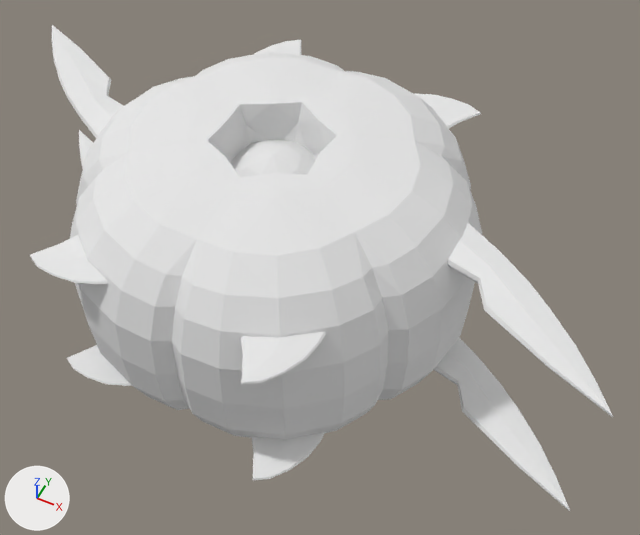
Before and after pictures for a commit that changed the OBJ model Assets/Models/Wheegaout.obj.
Both versions are drawn from a 50 mm camera at (8.73, -20.79, 17.87) aimed at (1.35, -6.02, -0.59). Every picture has the same lights, and +X, +Y and +Z are marked at lower left. Where no turn or scale is listed for an object, it has been applied to the vertices. Vertices at the same position are counted once.

The first picture shows 'Wheegaout'.
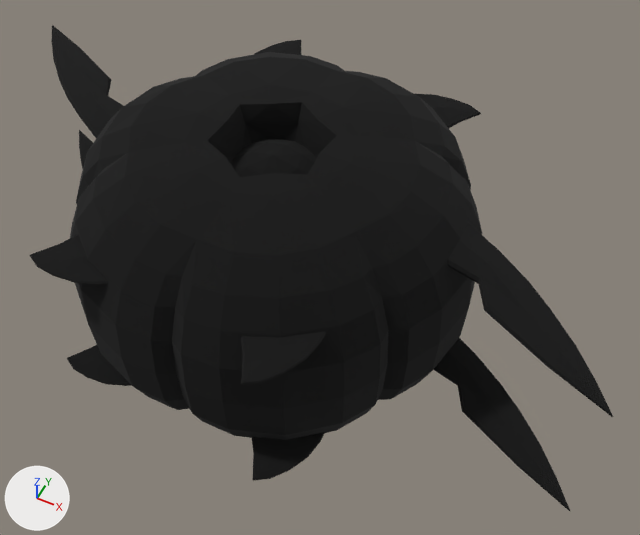
The newer file is also turned or shifted as a whole; pictures and numbers use the older file's frame.

Boxes (x1, y1, x2, y2) around the edits, measured in the pictures (640 x 535 px; the box of a moved part takes in the faces that stretch with it):
part 1 of me_wheegaout, moved or reshaped: (221, 122, 324, 164) in both
part 2 of me_wheegaout, recoloured (white to black): (30, 25, 613, 511) in both
part 3 of me_wheegaout, recoloured (white to black): (231, 143, 316, 177) in both

The change in detail:
Material 'initialShadingGroup' (mat_initialshadinggroup) is new.
Its base color is (0.0, 0.0, 0.0) (black #000000).
Its roughness is 1.0.
me_wheegaout is used by ob_wheegaout; location (0.0, 0.0, 0.0).
me_wheegaout had 846 vertices, 1484 faces and spanned x -9.7..9.7, y -11.9..0.0, z -3.6..3.6.
me_wheegaout now has 858 vertices, 1484 faces and spans x -9.7..9.7, y -11.9..0.0, z -3.6..3.6.
Part 1, on me_wheegaout:
5 vertices are removed from x -0.7..0.7, y -7.2..-5.1, z -2.5..2.5.
48 faces are deleted.
1 vertex moves from x 0.7, y -5.1, z 2.5 to x 0.0, y -7.1, z 2.5.
17 vertices are added at x -1.2..1.2, y -7.4..-4.6, z -3.0..3.0.
48 new faces join them.
me_wheegaout part 2: 1368 faces spanning x -9.7..9.7, y -11.9..0.0, z -3.6..3.6 switch from mat_wheegabodynl (white #e7e7e7) to mat_initialshadinggroup (black #000000).
me_wheegaout part 3: 68 faces spanning x -1.1..1.1, y -7.1..-4.8, z -3.0..3.0 switch from mat_wheegaeyenl (white #e7e7e7) to mat_initialshadinggroup (black #000000).
